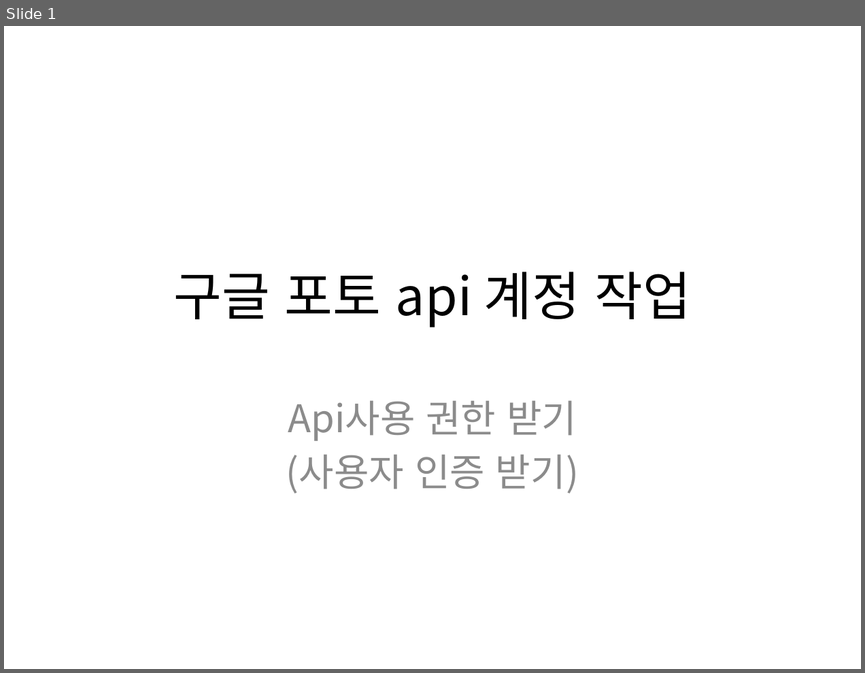
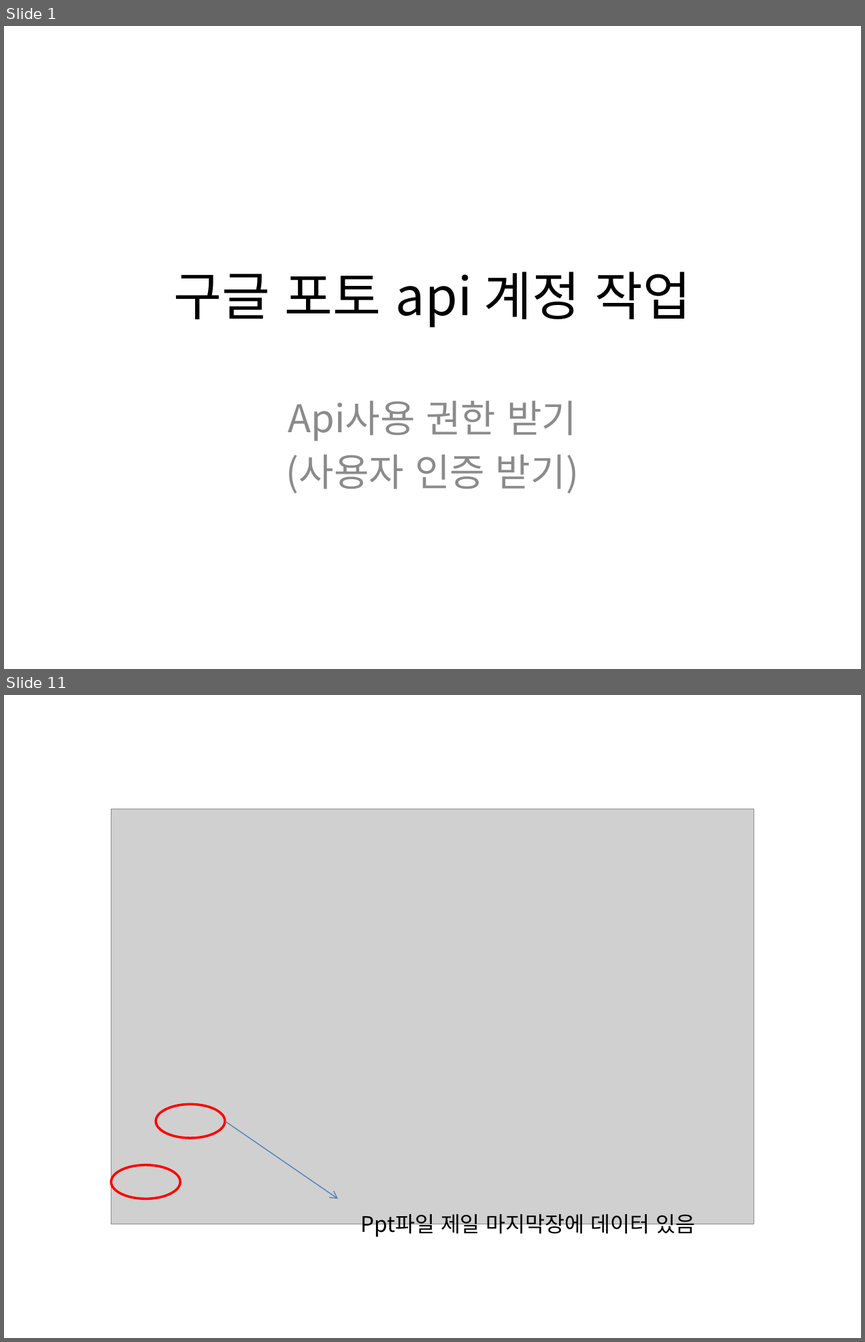
Before and after one commit to zzingyuna/test_site.github.io, a slide deck: image/get_google_api_account.pptx. Shown one above the other, each under a label of ours: slide 1 before the commit, slides 1 and 11 after it; the slides between them are not shown. The pictures are 865x673 and 865x1342 pixels, drawn with LibreOffice and Linux fonts; fonts in the diff are those of the drawing; grey boxes stand for pictures. Boxes give left, top, right and bottom in pixels: in the first picture for what was removed or moved away, otherwise in the second. Text is boxed around its words. In the diff, an @@ line names an element or a change of style, - is before the commit and + after.

```diff
--- a/image/get_google_api_account.pptx
+++ b/image/get_google_api_account.pptx
@@ slide 11 added at (4, 695, 861, 1338), background #FFFFFF @@
@@ picture added at (111, 809, 753, 1223) @@
@@ ellipse added at (156, 1104, 225, 1137), outline #FF0000 2 pt @@
@@ arrow added from (225, 1121) to (338, 1199), #4B7EBC 0.75 pt @@
@@ ellipse added at (111, 1164, 181, 1198), outline #FF0000 2 pt @@
@@ text added at (360, 1214, 695, 1238), 18 pt, text #000000 @@
+Ppt파일 제일 마지막장에 데이터 있음
```
Also in this commit, not shown: 1 slide changed, 11 other slides added, 5 slides removed.
